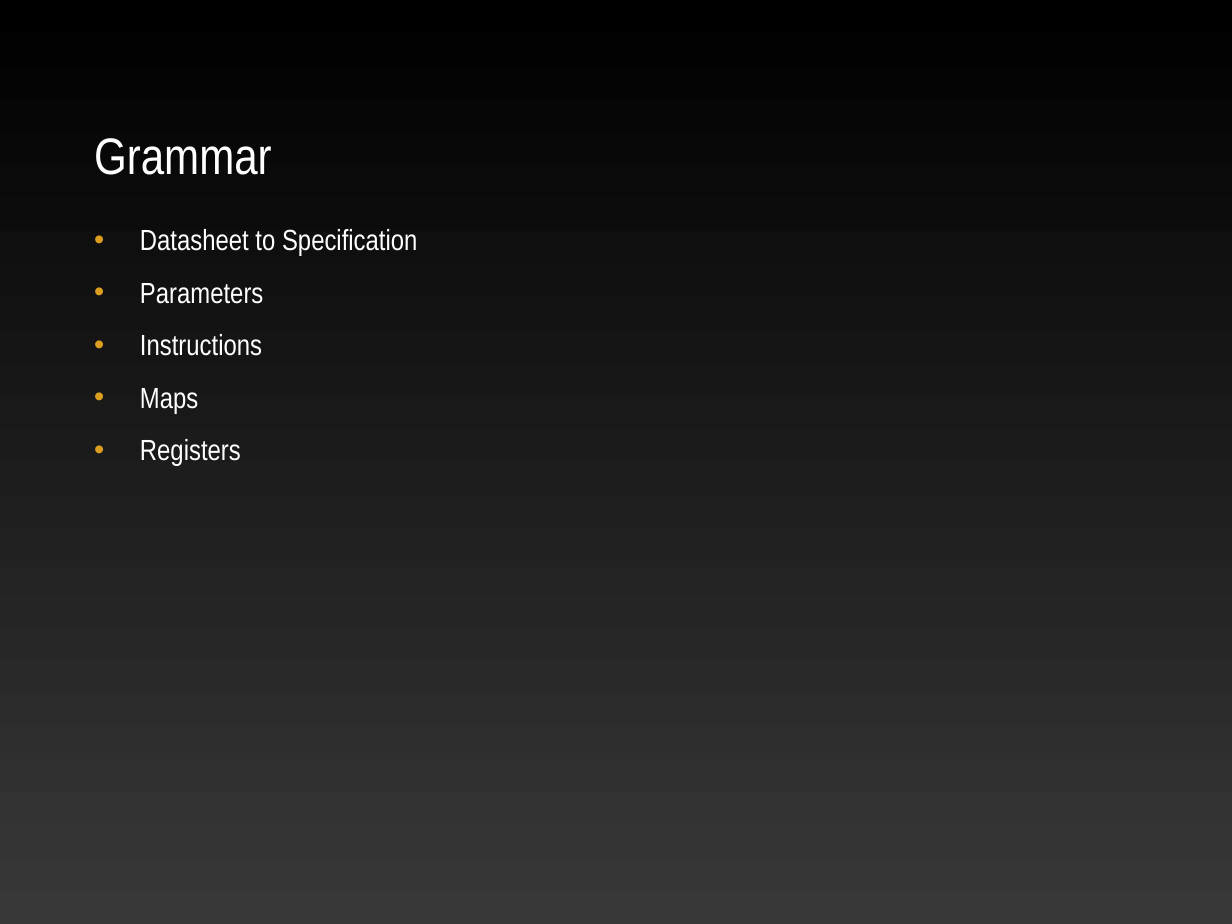
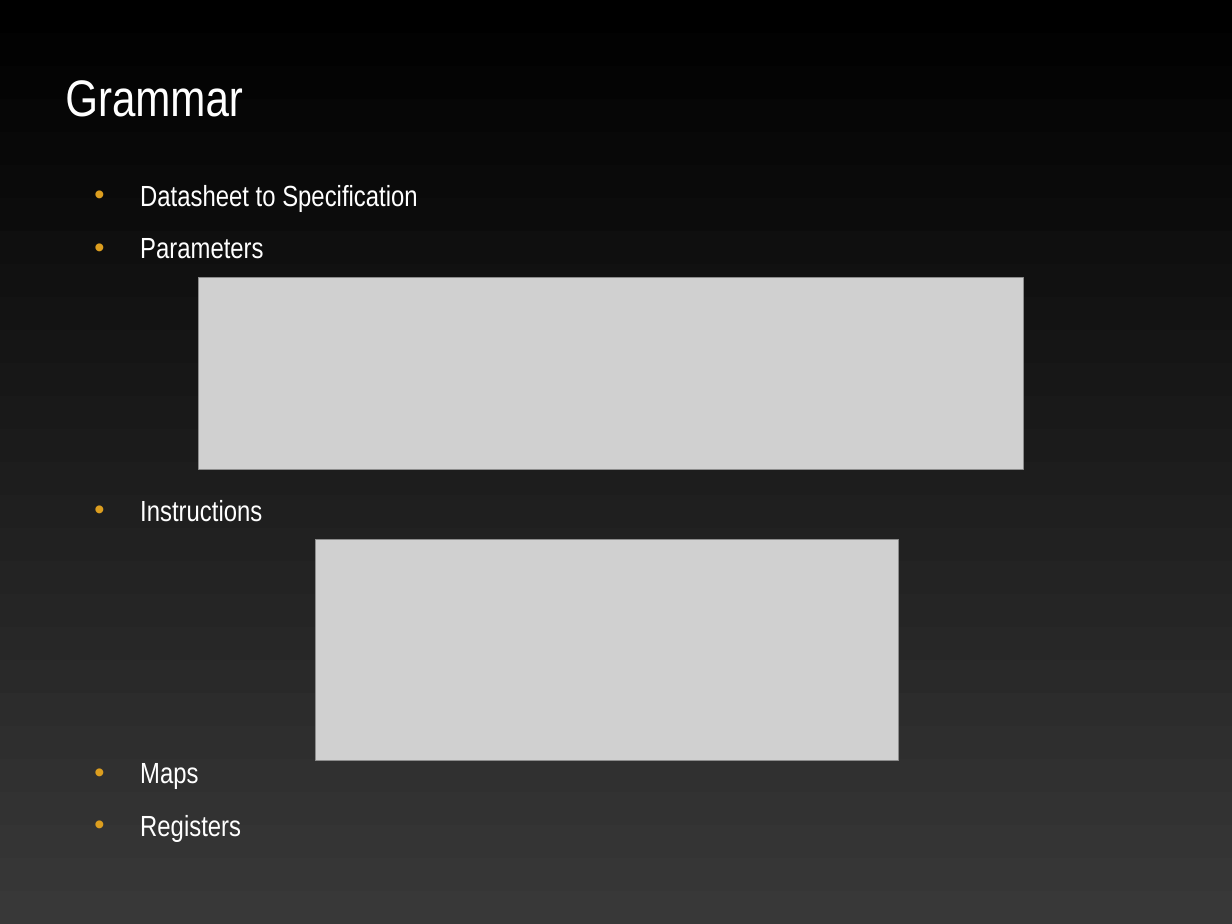
Before and after one commit to ekohl/essig, a slide deck: slide 3 of presentation/essig.ppt. Drawn at 1232x924 pixels with LibreOffice and Linux fonts; fonts in the diff are those of the drawing; grey boxes stand for pictures; background and template pictures are left out. Boxes give left, top, right and bottom in pixels: in the first picture for what was removed or moved away, otherwise in the second. Text is boxed around its words. In the diff, an @@ line names an element or a change of style, - is before the commit and + after.

Commit message:
Add some images...

```diff
--- a/presentation/essig.ppt
+++ b/presentation/essig.ppt
@@ text "Grammar": place and size @@
-text "Grammar" at [94, 138, 272, 175]
+text "Grammar" at [65, 80, 243, 117]
@@ text "Datasheet to Specification" rewrapped from [140, 229, 417, 466] to [140, 185, 417, 841] @@
@@ picture added at [198, 277, 1023, 469] @@
@@ picture added at [315, 540, 899, 760] @@
```
Also in this commit, not shown: 1 slide added, 1 slide removed.
